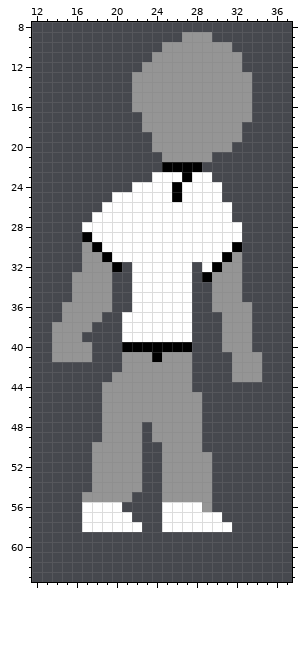
Pixel-art sprite: Red String/Red String/Red String 1/sprites/sprOlder/layers/3e3df6d1-cfd5-4f68-bfa6-7c8d4a49d58f/157d1244-79ac-496c-9a83-91d4adba1170.png. This is how it looked before the edit.
The file is 64x64 pixels. Shown: x 12..37, y 8..63.
After:
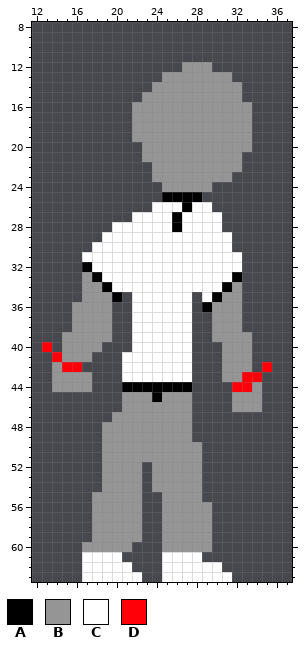
Palette (. is transparent): A #000000  B #959595  C #ffffff  D #ff0009
The exact change:
Changed rows in their new state; - is an unchanged pixel.
first column x 13:
 9 --------------...------
10 ------------.......----
11 -----------.........---
12 ----------....---...---
13 ---------...-------..--
14 ---------..---------.--
15 ---------.----------.--
17 ---------B-------------
18 ---------B----------B--
19 ---------BB---------B--
20 ----------B--------BB--
21 ----------BB-----BBB---
22 -----------BBBBBBBBB---
23 -----------BBBBBBBB----
24 ---------...BBBBB.-----
25 -------.....A-AA..-----
26 ------.....---A--..----
27 -----....----A----.----
28 ----...------A----..---
29 ----..-------------.---
30 ----.C-------------.---
31 ----CCC-----------CC---
32 ----ACCCC------C-CCC---
33 ---.-ACCC------CCCCA---
34 ---.--ACC------CCCA----
35 ---.---A--------CA-----
36 --.-------------A---.--
37 --.---B-.--------B--.--
38 -..--BB-.--------B--.--
39 -.--BBB-.--------B-----
40 D.---B--.CCCCCC--------
41 -D------CCCCCCC---B--.-
42 -BDD----CCCCCCC---B--.D
43 -BBBB--.CCCCCCC---B-DD-
44 -BBBB-..AAAAAAA----DDB-
45 ------..---A---.---BBB-
46 ------..-------.---BBB-
47 ------.--------.-------
48 ----------B----.-------
49 ----------B----.-------
50 -----.----BB-----------
51 -----.----BB----.------
52 -----.-----B----.------
53 -----.-----B----.------
54 -----.-----B----.------
55 ----.----B------.------
56 ----.BBBBB--BBBB-------
57 ----.BBBBB--BBBBB.-----
58 ----.BBBBB--BBBBB..----
59 -----BBBBB--BBBBB------
60 ----BBBBB---BBBBB------
61 ----CCCC----CCCC-------
62 ----CCCCC---CCCCCC-----
63 ----CCCCCC--CCCCCCC----
Boxes around the changes in both pictures, in picture pixels (x1, y1, x2, y2):
changed: (42, 32, 272, 582)
